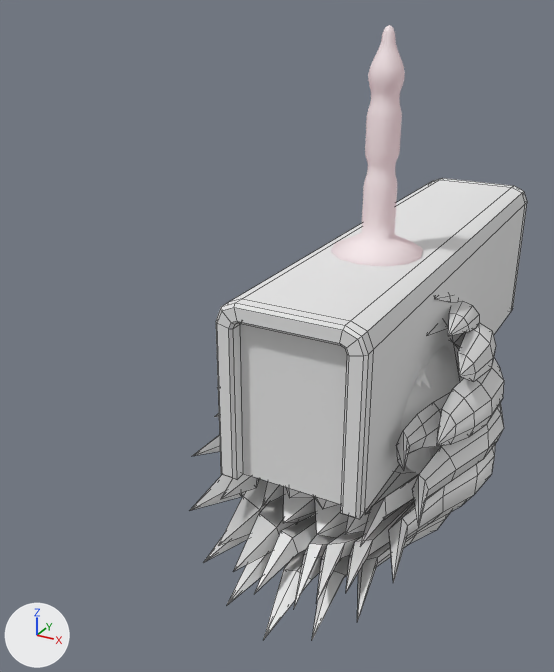
Two versions of the Blender file animations/Girl_ToyA/Girl_ToyA_A2_P1.blend, one commit apart.
Camera for both pictures: a camera (50 mm lens) standing at (0.366, -0.974, 0.555) and looking at (-0.219, 0.09, 0.023). Lighting does not change. The marker at lower left points along +X, +Y and +Z. Mesh edges are drawn as thin lines on the coarser meshes.

Before the edit, the objects in view are built like this:
```python
me_circle = bpy.data.meshes.new('Circle')
me_circle.from_pydata(...)  # 350 vertices, 360 faces; spans x -0.062..0.062, y -0.062..0.062, z 0.0..0.287
me_circle.polygons.foreach_set('use_smooth', [True] * 360)
me_circle.materials.append(mat_toya2_tex)  # its picture is missing
me_hair_girl_001 = bpy.data.meshes.new('hair.girl.001')
me_hair_girl_001.from_pydata(...)  # 409 vertices, 457 faces; spans x -0.192..0.0, y -0.224..0.215, z -0.169..0.326
me_hair_girl_001.polygons.foreach_set('use_smooth', [True] * 457)
me_hair_girl_001.materials.append(mat_hair_tex)  # its picture is missing
me_head_girl = bpy.data.meshes.new('head.girl')
me_head_girl.from_pydata(...)  # 281 vertices, 270 faces; spans x -0.141..0.0, y -0.17..0.135, z -0.055..0.278
me_head_girl.polygons.foreach_set('use_smooth', [True] * 270)
me_head_girl.materials.append(mat_face_tex)  # its picture is missing
ob_hair_girl = bpy.data.objects.new('hair.girl', me_hair_girl_001)
ob_hair_girl.location = (0.0, -0.175, 0.0)
ob_hair_girl.rotation_euler = (-1.571, 0.0, 0.0)  # degrees (-90, 0, 0)
_m = ob_hair_girl.modifiers.new('Mirror', 'MIRROR')
ob_head_girl = bpy.data.objects.new('head.girl', me_head_girl)
ob_head_girl.location = (0.0, -0.175, 0.0)
ob_head_girl.rotation_euler = (-1.571, 0.0, 0.0)  # degrees (-90, 0, 0)
_m = ob_head_girl.modifiers.new('Mirror', 'MIRROR')
_m = ob_head_girl.modifiers.new('Subdivision', 'SUBSURF')
_m.boundary_smooth = 'PRESERVE_CORNERS'
_m.levels = 2
_m.render_levels = 4
ob_toya = bpy.data.objects.new('toyA', me_circle)
ob_toya.location = (0.0, -0.026, 0.239)
# also in view: 'hassock.toyA' at (0.0, 0.096, 0.12)
```
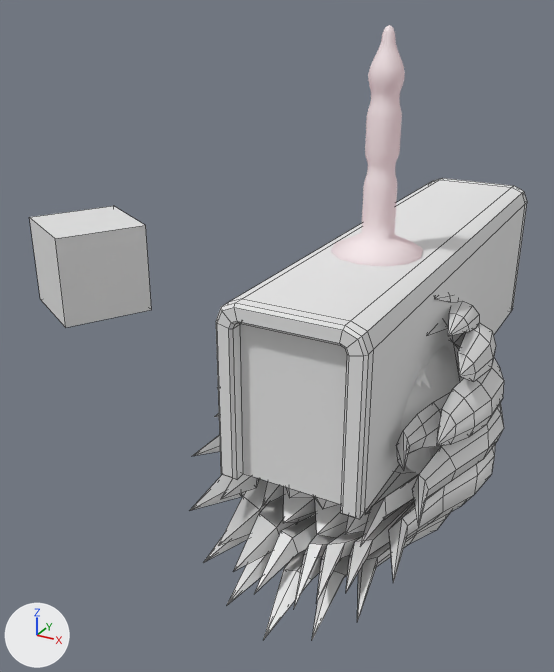
What differs and where, as boxes (x1, y1, x2, y2) in the pictures (554 x 672 px):
```json
{"object": "Control_Railing", "change": "added", "after": [30, 206, 151, 327]}
```

Edits to the scene script, one JSON object a line:
```json
{"op": "add", "block": "me_cube", "code": ["me_cube = bpy.data.meshes.new('Cube')", "me_cube.from_pydata(...)  # a box spanning x -0.1..0.1, y -0.1..0.1, z -0.1..0.1"]}
{"op": "add", "block": "ob_control_railing", "code": ["ob_control_railing = bpy.data.objects.new('Control_Railing', me_cube)", "ob_control_railing.location = (-0.816, 0.291, 0.0)", "ob_control_railing.rotation_euler = (0.0, 0.0, 1.047)  # degrees (0, 0, 60)"]}
```
